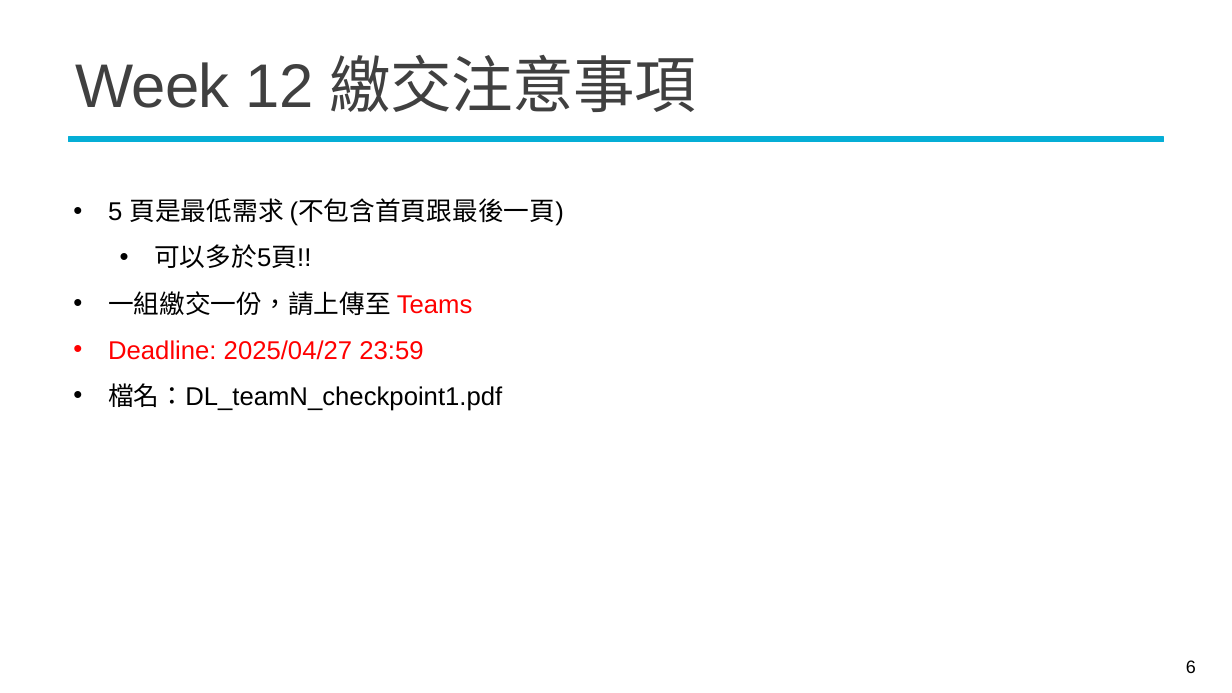
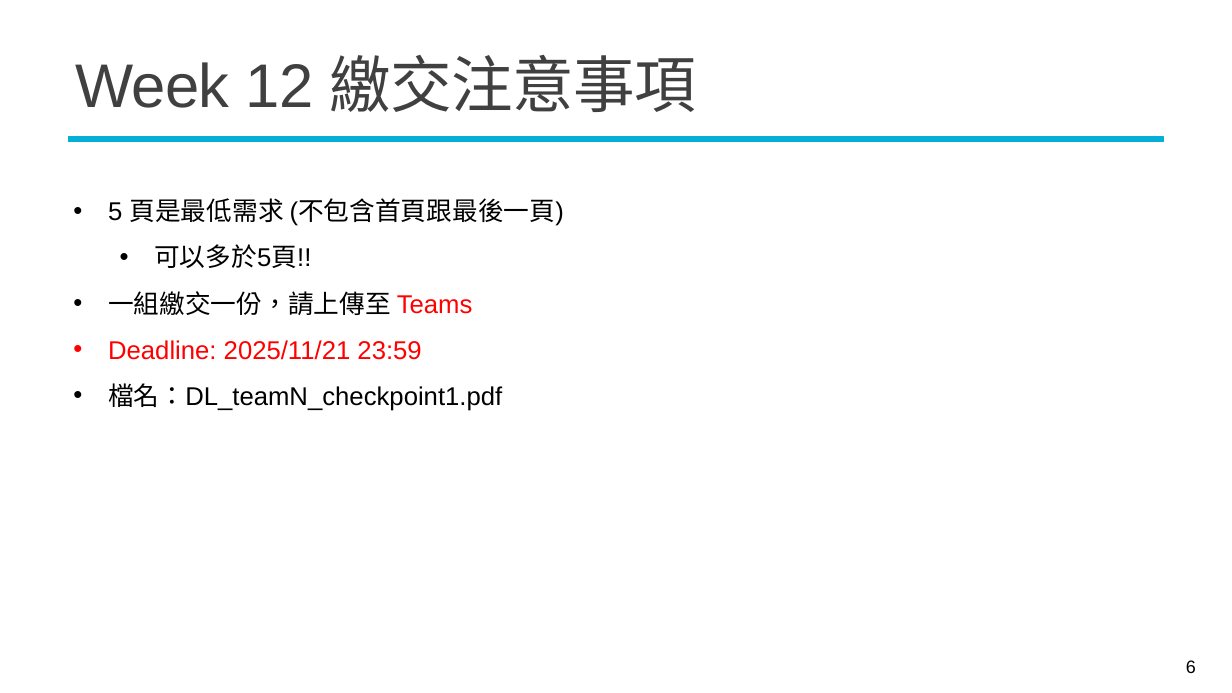
Before and after one commit to mcps5601/CGUDL_2025_fall, a slide deck: slide 6 of slides/w11_ssl_1112.pptx. Drawn at 1232x693 pixels with LibreOffice and Linux fonts; fonts in the diff are those of the drawing; background and template pictures are left out. Boxes give left, top, right and bottom in pixels: in the first picture for what was removed or moved away, otherwise in the second. Text is boxed around its words. In the diff, an @@ line names an element or a change of style, - is before the commit and + after.

Commit message:
fix: update checkpoint1 deadline

```diff
--- a/slides/w11_ssl_1112.pptx
+++ b/slides/w11_ssl_1112.pptx
@@ text at [108,340,421,360]: text changed @@
-• Deadline: 2025/04/27 23:59
+• Deadline: 2025/11/21 23:59
```
Also in this commit, not shown: 1 other file.
